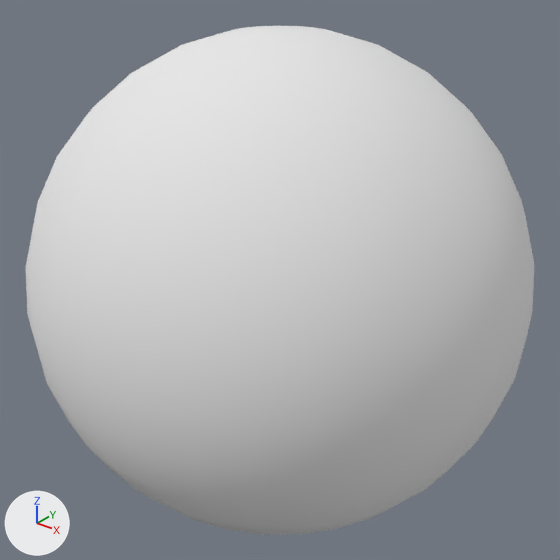
One commit to the OBJ model project/Resources/3d/uvBall.obj: the scene before it, then after it.
One viewpoint serves both versions: a 50 mm lens placed at (1.804, -2.255, 1.399), pointed at (0.0, 0.0, 0.001). Every picture has the same lights, and +X, +Y and +Z are marked at lower left. Where no turn or scale is listed for an object, it has been applied to the vertices.

Objects in the first picture: '球'.
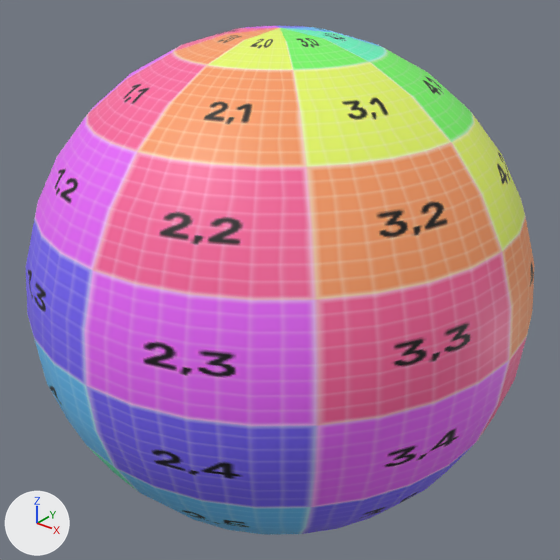
What differs and where, as boxes (x1, y1, x2, y2) in the pictures (560 x 560 px):
'球', recoloured
    both: (25, 26, 534, 535)

The change, as a diff of the scene's bpy script:
```diff
--- a/project/Resources/3d/uvBall.obj.py
+++ b/project/Resources/3d/uvBall.obj.py
@@ img_uvchecker_png @@
+img_uvchecker_png = load_image('uvChecker.png', 'uvChecker.png', 512, 512, 'sRGB')
@@ mat_mate @@
+mat_mate = principled_material('mate')
+mat_mate.texture = img_uvchecker_png
@@ me_球 @@
 me_球.from_pydata(...)  # 482 vertices, 960 faces; spans x -1.0..1.0, y -1.0..1.0, z -1.0..1.0
-me_球.materials.append(mat_マテリアル)  # white #e7e7e7
+me_球.materials.append(mat_mate)  # picture img_uvchecker_png
```
